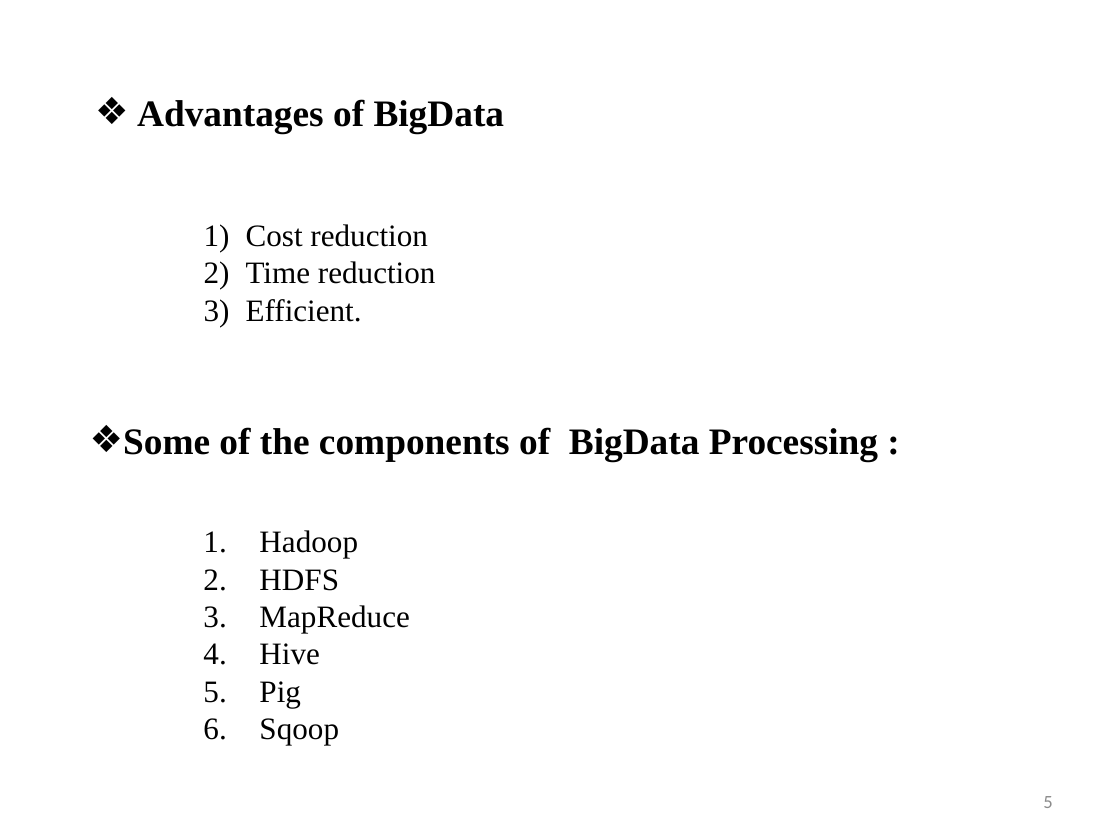
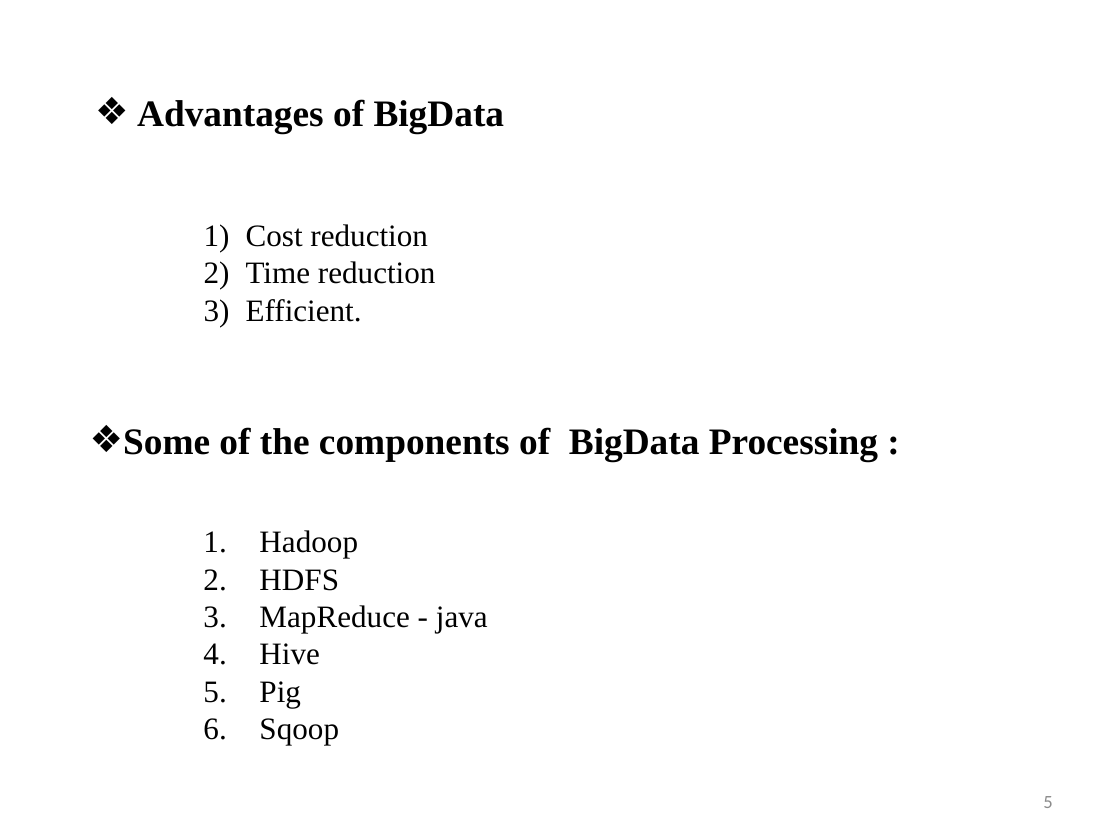
Before and after one commit to Akhshaya/H1b_Project, a slide deck: slide 5 of Bigdata PPT.pptx. Drawn at 1120x840 pixels with LibreOffice and Linux fonts; fonts in the diff are those of the drawing. Boxes give left, top, right and bottom in pixels: in the first picture for what was removed or moved away, otherwise in the second. Text is boxed around its words. In the diff, an @@ line names an element or a change of style, - is before the commit and + after.

```diff
--- a/Bigdata PPT.pptx
+++ b/Bigdata PPT.pptx
@@ text at (259, 605, 488, 633): text changed @@
-3. MapReduce
+3. MapReduce - java
```
Also in this commit, not shown: 4 other slides changed, 1 slide removed, 7 other files.
